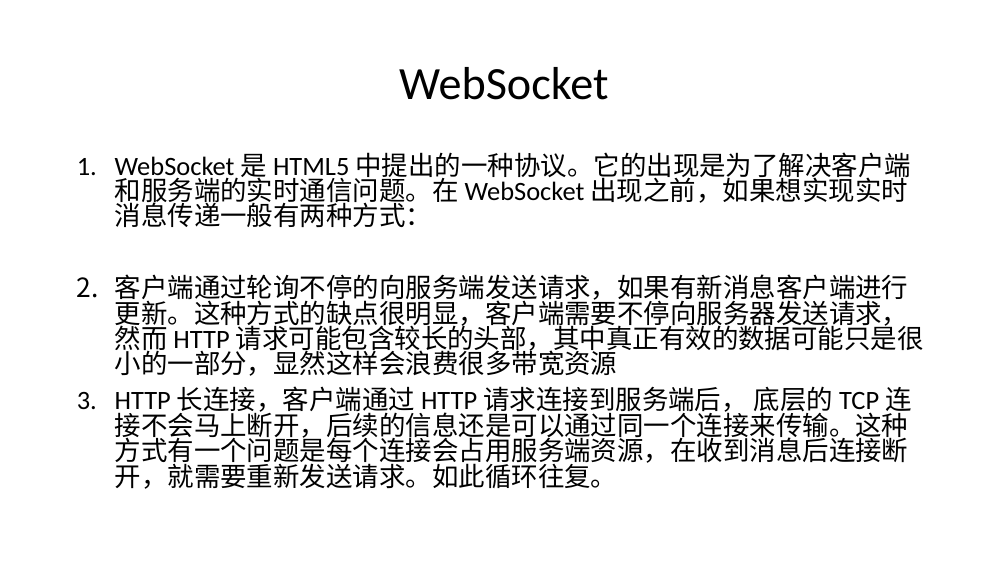
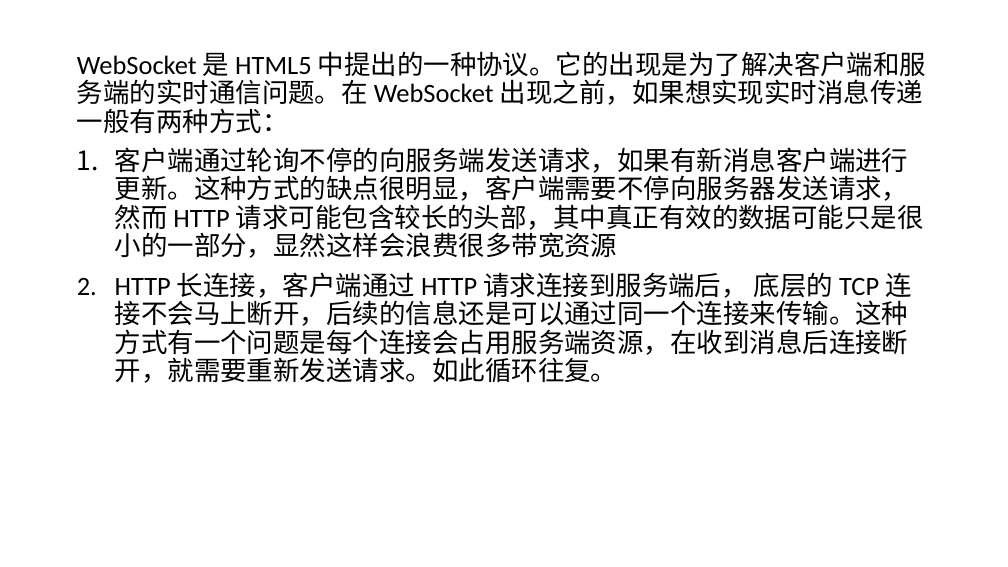
Before and after one commit to admiral20/socket.io, a slide deck: slide 2 of webSocket && socket.io.pptx (slide 1 before the commit). Drawn at 1008x567 pixels with LibreOffice and Linux fonts; fonts in the diff are those of the drawing. Boxes give left, top, right and bottom in pixels: in the first picture for what was removed or moved away, otherwise in the second. Text is boxed around its words. In the diff, an @@ line names an element or a change of style, - is before the commit and + after.

```diff
--- a/webSocket && socket.io.pptx
+++ b/webSocket && socket.io.pptx
@@ text "WebSocket 是 HTML5 中提出的一种协议。它的出现是为了解决客户端和服务端的实时通信问题。在 WebSock ...": place and size @@
-text "WebSocket 是 HTML5 中提出的一种协议。它的出现是为了解决客户端和服务端的实时通信问题。在 WebSock ..." at [115, 152, 924, 489]
+text "WebSocket 是 HTML5 中提出的一种协议。它的出现是为了解决客户端和服务端的实时通信问题。在 WebSock ..." at [77, 51, 927, 383]
@@ text "WebSocket 是 HTML5 中提出的一种协议。它的出现是为了解决客户端和服务端的实时通信问题。在 WebSock ..." at [77, 51, 927, 383]: bullet 1. to none; line spacing 0.8 to 0.9 @@
@@ title removed at [399, 67, 608, 100] @@
-WebSocket
```
Also in this commit, not shown: 2 other slides changed, 1 slide added.
